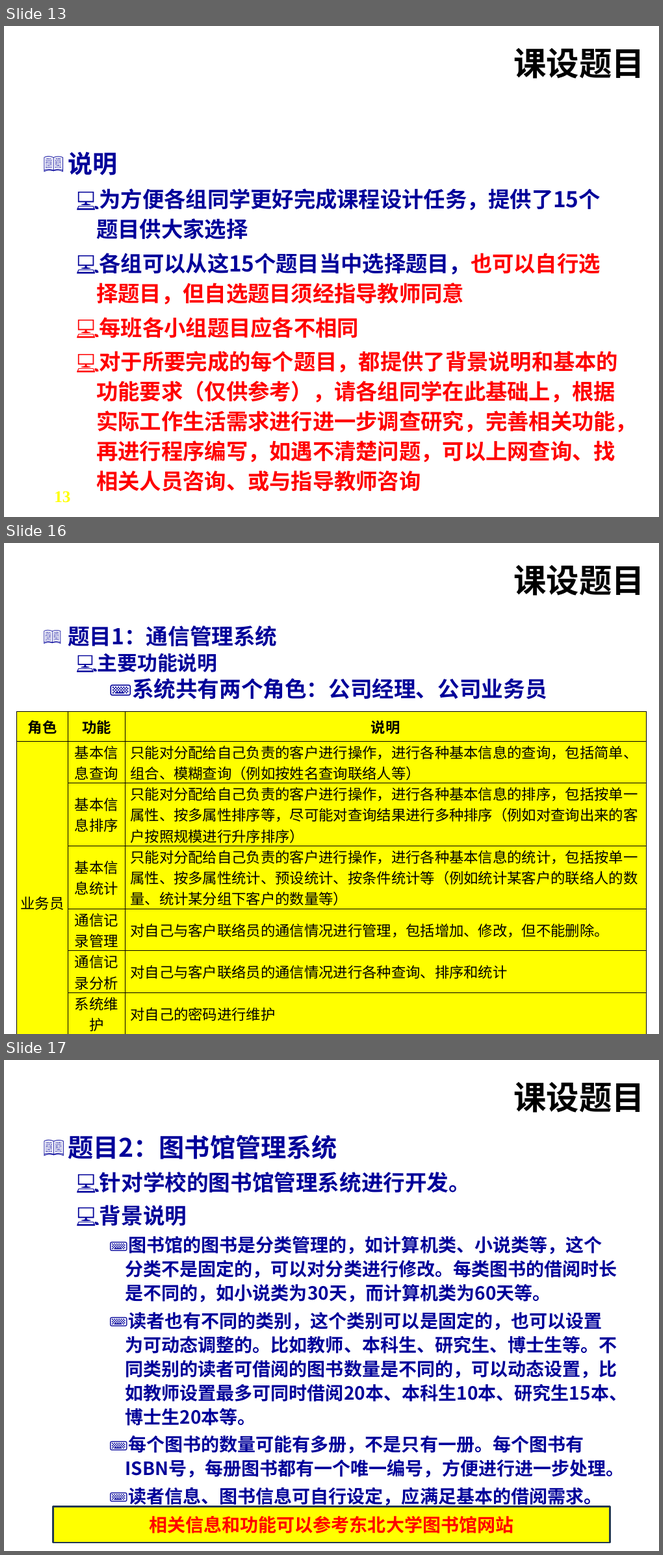
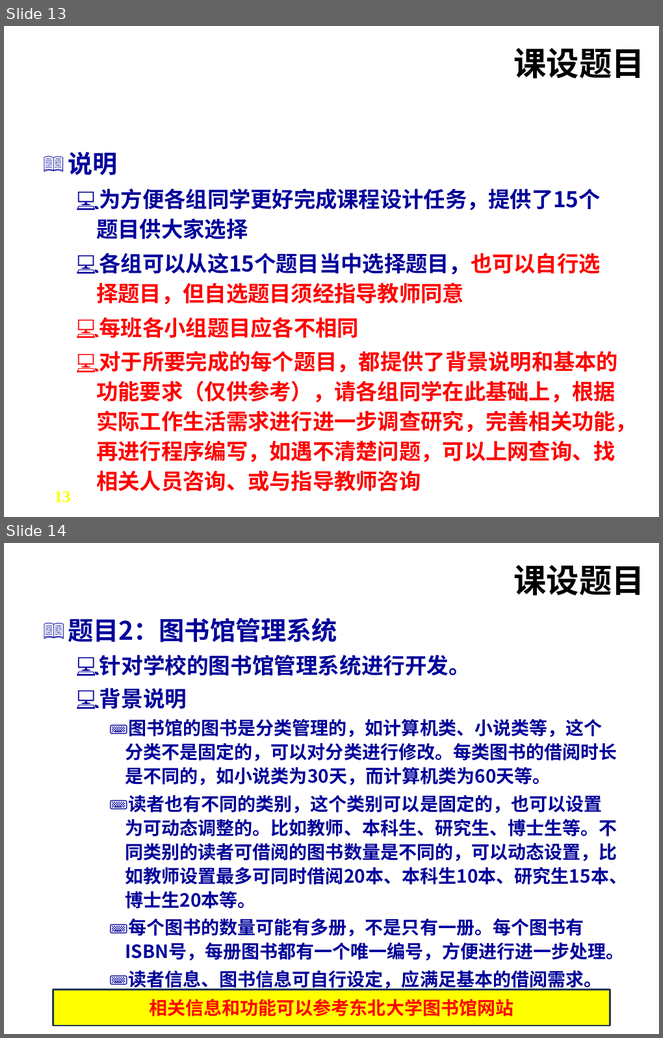
Before and after one commit to qiling-art/-, a slide deck: 《程序设计基础（C语言）课程设计》动员-2024.pptx. Shown one above the other, each under a label of ours: slides 13, 16 and 17 before the commit, slides 13 and 14 after it; the slides between them are not shown. The pictures are 663x1555 and 663x1038 pixels, drawn with LibreOffice and Linux fonts; fonts in the diff are those of the drawing; background and template pictures are left out. Boxes give left, top, right and bottom in pixels: in the first picture for what was removed or moved away, otherwise in the second. Text is boxed around its words. In the diff, an @@ line names an element or a change of style, - is before the commit and + after.

```diff
--- a/《程序设计基础（C语言）课程设计》动员-2024.pptx
+++ b/《程序设计基础（C语言）课程设计》动员-2024.pptx
@@ slide 16 removed at bbox=[4, 543, 659, 1034], background picture (left out); not listed: 1 template element that a slide beside it also shows @@
@@ title removed at bbox=[514, 565, 645, 596] @@
-课设题目
@@ text removed at bbox=[68, 626, 547, 699] @@
-📖 题目1：通信管理系统
-  💻 主要功能说明
-    ⌨ 系统共有两个角色：公司经理、公司业务员
@@ table removed at bbox=[17, 712, 646, 1034], 8 rows, 3 columns @@
-角色 | 功能 | 说明
-业务员 | 基本信息查询 | 只能对分配给自己负责的客户进行操作，进行各种基本信息的查询，包括简单、组合、模糊查询（例如按姓名查询联络人等）
- | 基本信息排序 | 只能对分配给自己负责的客户进行操作，进行各种基本信息的排序，包括按单一属性、按多属性排序等，尽可能对查询结果进行多种排序（例如对查询出来的客户按照规模进行升序排序）
- | 基本信息统计 | 只能对分配给自己负责的客户进行操作，进行各种基本信息的统计，包括按单一属性、按多属性统计、预设统计、按条件统计等（例如统计某客户的联络人的数量、统计某分组下客户的数量等）
- | 通信记录管理 | 对自己与客户联络员的通信情况进行管理，包括增加、修改，但不能删除。
- | 通信记录分析 | 对自己与客户联络员的通信情况进行各种查询、排序和统计
- | 系统维护 | 对自己的密码进行维护
- | 其他 | 可增加其他有用的功能
@@ what was slide 17 is now slide 14 @@
```
Also in this commit, not shown: 1 slide added, 14 other slides removed, 2 other files.
